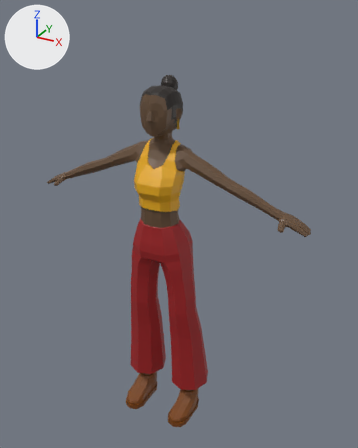
Renders of the FBX model EscapeEmocional/Assets/Models/joana.fbx from each side of a commit.
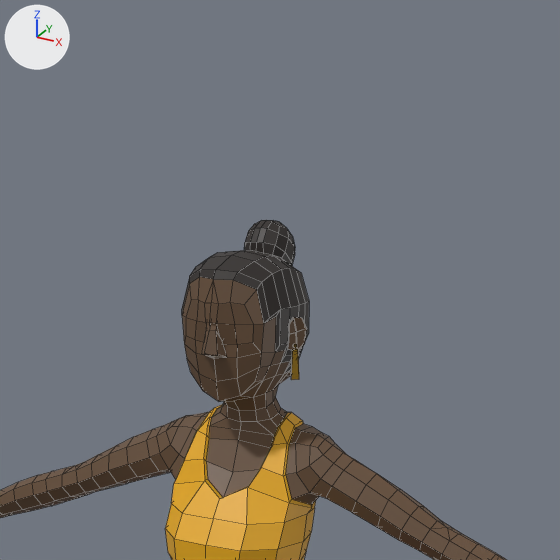
The first picture shows the older version from a camera (50 mm lens) standing at (1.098, -1.881, 2.01) and looking at (0.051, 0.023, 1.059). The close-ups show both versions on the part from 22% to 75% of the width and 0% to 43% of the height of that picture; other places that the commit changed are outside them. Arrows for +X, +Y and +Z are at upper left; the lights stay in place. The close-ups show mesh edges as thin lines.

The first close-up shows 'Joana'.
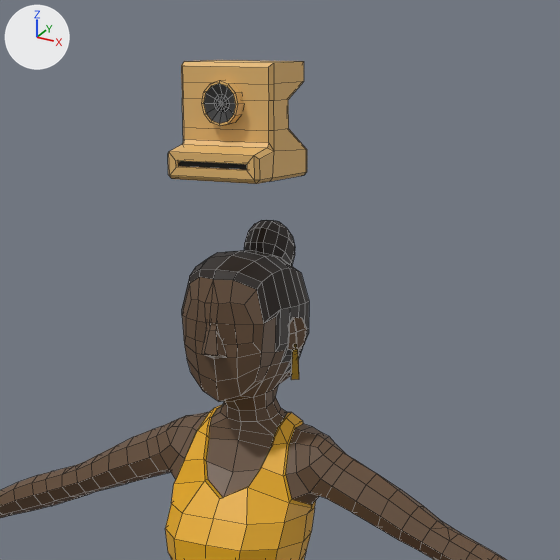
Pixel boxes [x1, y1, x2, y2] of what changed, in the close-ups (560 x 560 px):
'Joana', reshaped
    before: [0, 220, 507, 560]
    after: [0, 60, 507, 560]
part 1 of me_cylinder, added (orange)
    after: [168, 60, 307, 184]
part 2 of me_cylinder, added
    after: [202, 81, 243, 126]

What the commit changed:
Material 'SapatoBaixo' (mat_sapatobaixo) is new.
Its base color is (0.107, 0.0314, 0.00136) (brown #5c3204).
Material 'Material.002' (mat_material_002) is new.
Its base color is (0.0, 0.0, 0.0) (black #000000).
Material 'Material.003' (mat_material_003) is new.
Its base color is (0.042, 0.042, 0.042) (black #3a3a3a).
Material 'Material.001' (mat_material_001) is new.
Its base color is (0.799, 0.485, 0.162) (orange #e7b970).
me_cylinder is used by ob_joana; location (0.0, 0.0, 0.0).
me_cylinder had 1500 vertices, 1482 faces and spanned x -0.69..0.69, y -0.19..0.11, z 0.01..1.74.
me_cylinder now has 1644 vertices, 1621 faces and spans x -0.69..0.69, y -0.19..0.11, z 0.01..1.96.
me_cylinder part 1: a new loose piece of 72 vertices spanning x -0.07..0.07, y -0.13..0.02, z 1.81..1.96.
me_cylinder part 2: a new loose piece of 72 vertices spanning x -0.03..0.03, y -0.1..-0.09, z 1.88..1.93.
me_cylinder now uses material mat_sapatobaixo (brown #5c3204).
me_cylinder now uses material mat_material_001 (orange #e7b970).
me_cylinder now uses material mat_material_002 (black #000000).
me_cylinder now uses material mat_material_003 (black #3a3a3a).
